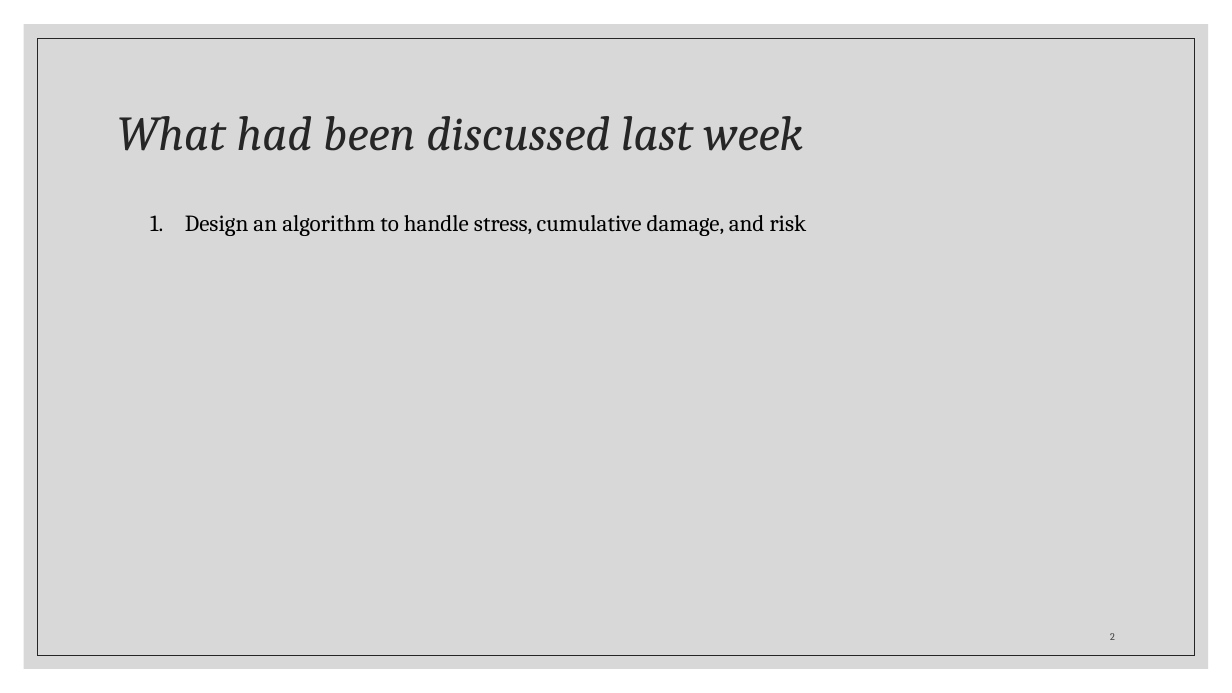
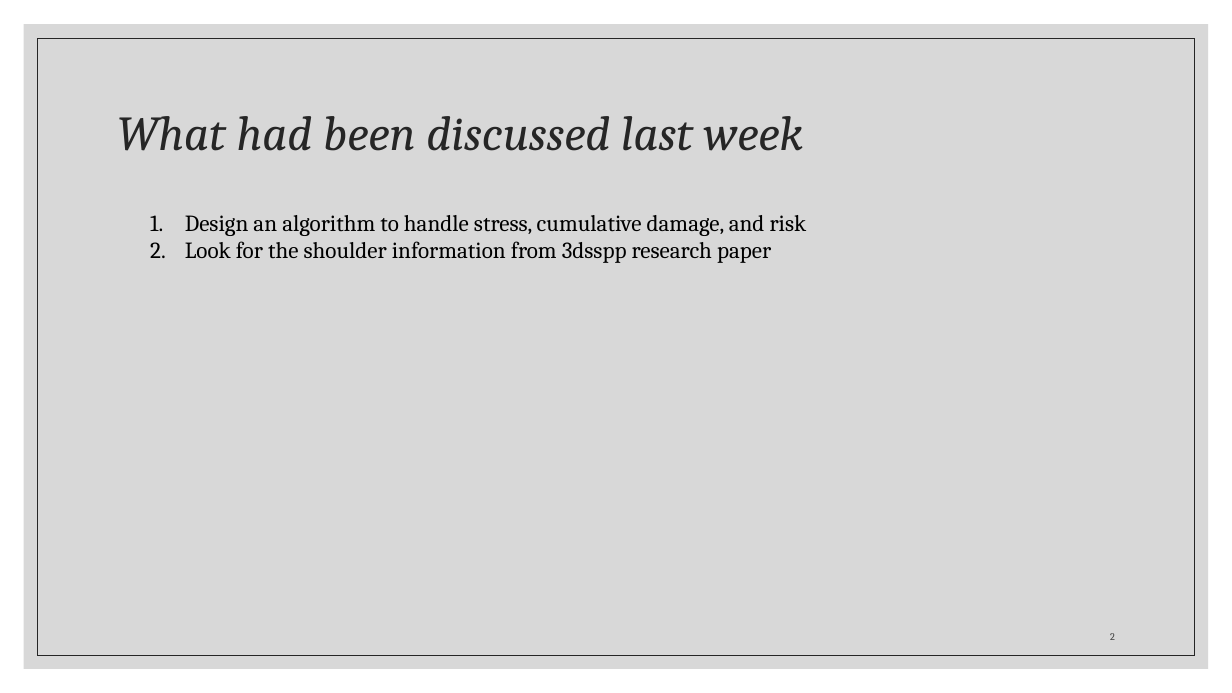
Before and after one commit to Albertlor/URECA, a slide deck: slide 2 of Meeting_Materials/Ergonomics Semester 2 Week 9.pptx. Drawn at 1232x693 pixels with LibreOffice and Linux fonts; fonts in the diff are those of the drawing. Boxes give left, top, right and bottom in pixels: in the first picture for what was removed or moved away, otherwise in the second. Text is boxed around its words. In the diff, an @@ line names an element or a change of style, - is before the commit and + after.

```diff
--- a/Meeting_Materials/Ergonomics Semester 2 Week 9.pptx
+++ b/Meeting_Materials/Ergonomics Semester 2 Week 9.pptx
@@ text at <box>185,241,771,263</box>: paragraph added @@
+2. Look for the shoulder information from 3dsspp research paper
```
Also in this commit, not shown: 4 other slides changed, 2 slides added, 30 other files.
